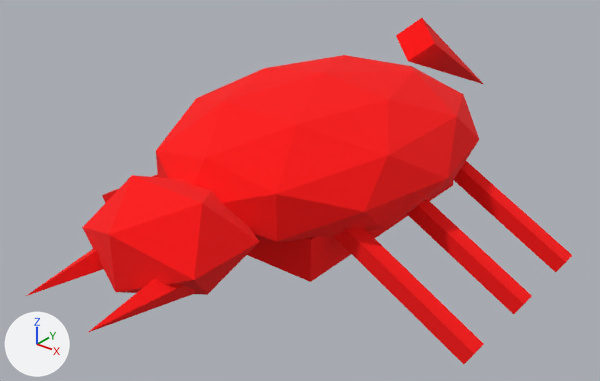
Before and after pictures for a commit that changed the glTF model public/assets/sunscar-dunes/rigs/skitterer.glb.
Before and after are seen from a camera (50 mm lens) standing at (1.109, -1.471, 1.02) and looking at (-0.027, -0.052, 0.14). The axes (+X, +Y, +Z) are drawn at lower left. The lights are the same throughout. The picture after the commit comes second. Vertices at exactly the same position are counted once.

In view in the first picture: 'sunscar.skitterer'.
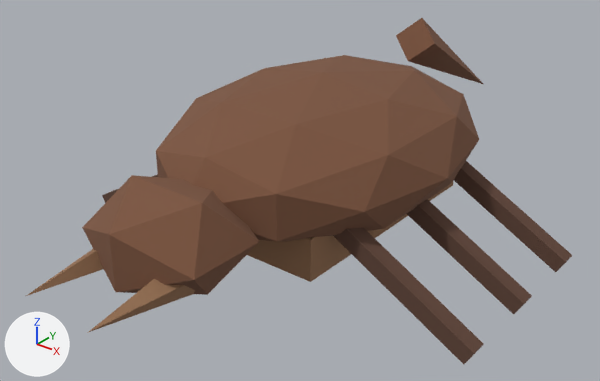
The change, as a list of edits to the scene's bpy script:
```text
Change me_sunscar_skitterer:
    where me_sunscar_skitterer.from_pydata(...)  # 129 vertices, 208 faces; spans x -0.55..0.55, y -0.78..0.84, z 0.0..0.47
    used by ob_sunscar_skitterer; location = (0.0, 0.0, 0.0)
    me_sunscar_skitterer part 1: 80 faces centred in x -0.55..0.55, y -0.24..0.56, z 0.01..0.44 are repainted in the vertex colours; the middle colour goes from red #ff0000 to brown #614538
    me_sunscar_skitterer part 2: 128 faces centred in x -0.3..0.3, y -0.63..0.41, z 0.09..0.41 are repainted in the vertex colours; the middle colour goes from black #000000 to brown #7c553f
```

Boxes (x1, y1, x2, y2) around the edits, measured in the pictures (600 x 381 px):
part 1 of me_sunscar_skitterer, recoloured
    both: (102, 18, 573, 364)
part 2 of me_sunscar_skitterer, recoloured
    both: (26, 55, 479, 332)
